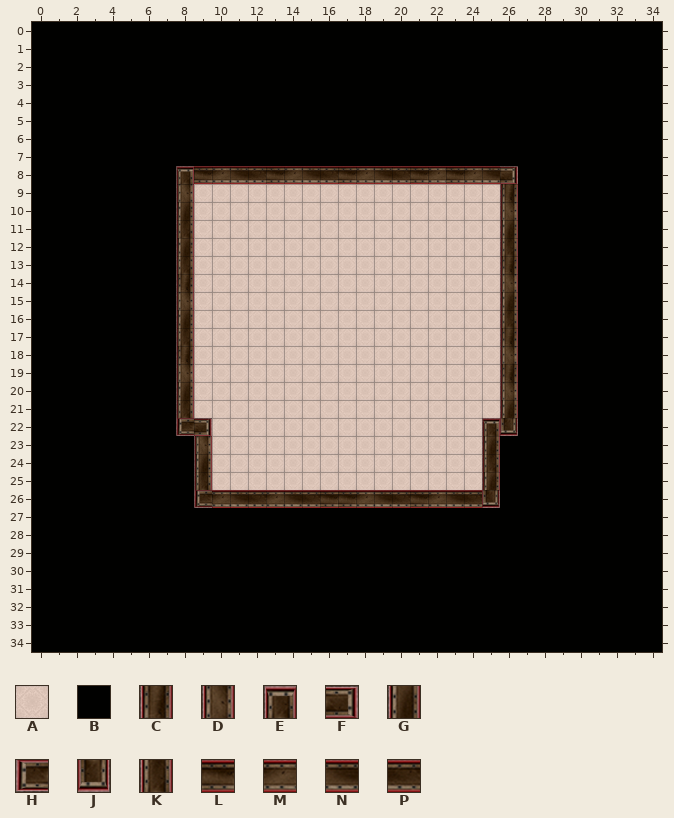
Tiled map: data/maps/elektro_1-11.tmx. Above: the version before the commit.
Cells are 32x32 px. Shown: x 0..34, y 0..34.
Key: from "kaplama": A 5; from "syh": B 0; from "tas": C 8, D 25, E 40, F 41, G 42, H 57, J 58, K 59, L 68, M 69, N 70, P 71.
_ is an empty cell.
Layer "Ground" before, first column x 4:
 2 BBBBBBBBBBBBBBBBBBBBBBBBBBBB
 3 BBBBBBBBBBBBBBBBBBBBBBBBBBBB
 4 BBBBBBBBBBBBBBBBBBBBBBBBBBBB
 5 BBBBBBBBBBBBBBBBBBBBBBBBBBBB
 6 BBBBBBBBBBBBBBBBBBBBBBBBBBBB
 7 BBBBBBBBBBBBBBBBBBBBBBBBBBBB
 8 BBBBELMNPLMNPLMNPLMLMNFBBBBB
 9 BBBBDAAAAAAAAAAAAAAAAACBBBBB
10 BBBBGAAAAAAAAAAAAAAAAADBBBBB
11 BBBBKAAAAAAAAAAAAAAAAAGBBBBB
12 BBBBGAAAAAAAAAAAAAAAAAKBBBBB
13 BBBBKAAAAAAAAAAAAAAAAACBBBBB
14 BBBBCAAAAAAAAAAAAAAAAADBBBBB
15 BBBBDAAAAAAAAAAAAAAAAAGBBBBB
16 BBBBGAAAAAAAAAAAAAAAAAKBBBBB
17 BBBBKAAAAAAAAAAAAAAAAACBBBBB
18 BBBBCAAAAAAAAAAAAAAAAADBBBBB
19 BBBBDAAAAAAAAAAAAAAAAACBBBBB
20 BBBBGAAAAAAAAAAAAAAAAADBBBBB
21 BBBBKAAAAAAAAAAAAAAAAAGBBBBB
22 BBBBHFAAAAAAAAAAAAAAAEJBBBBB
23 BBBBBDAAAAAAAAAAAAAAAGBBBBBB
24 BBBBBGAAAAAAAAAAAAAAAKBBBBBB
25 BBBBBKAAAAAAAAAAAAAAAGBBBBBB
26 BBBBBHMNPMNPLLMNPLMNPJBBBBBB
27 BBBBBBBBBBBBBBBBBBBBBBBBBBBB
28 BBBBBBBBBBBBBBBBBBBBBBBBBBBB
29 BBBBBBBBBBBBBBBBBBBBBBBBBBBB
30 BBBBBBBBBBBBBBBBBBBBBBBBBBBB
31 BBBBBBBBBBBBBBBBBBBBBBBBBBBB
32 BBBBBBBBBBBBBBBBBBBBBBBBBBBB
33 BBBBBBBBBBBBBBBBBBBBBBBBBBBB
34 BBBBBBBBBBBBBBBBBBBBBBBBBBBB
Now the later version:
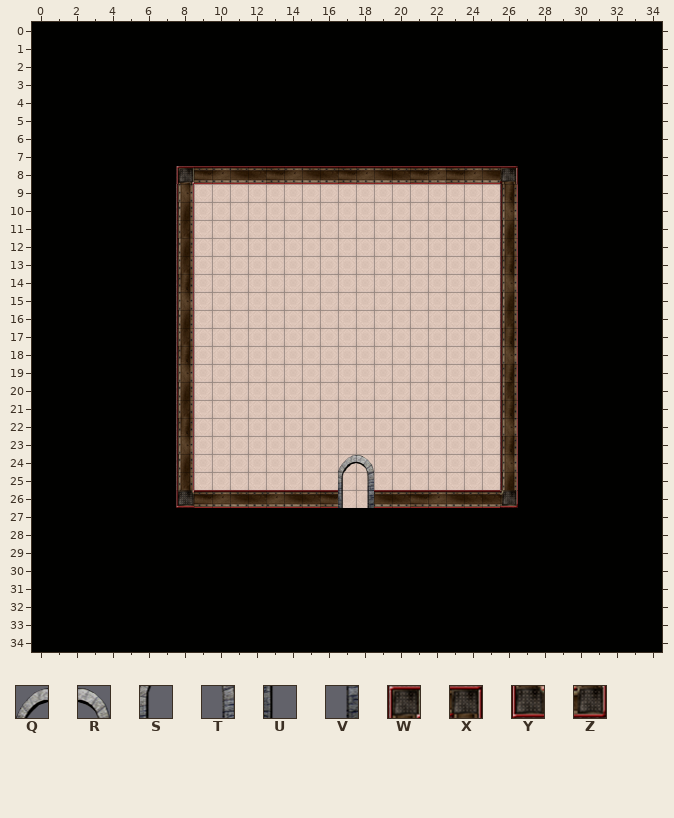
Further tiles: from "kapi": Q 0, R 1, S 2, T 3, U 4, V 5; from "tas": W 9, X 10, Y 26, Z 27.
Tiles of an added or newly shown layer are drawn over the layers below it.
Changes in this commit:
Changed rows in their new state; . is an unchanged cell.
Layer "Ground":
first column x 8:
 8 W.................X
first column x 8:
20 ..................K
21 ..................C
22 CA...............AD
23 DA...............AC
24 GA...............AD
25 KA...............AG
26 YL.......AA......PZ
Layer "Top" (now shown):
first column x 17:
24 QR
25 ST
26 UV
Where, in picture pixels (left, top, right, bottom), the same in both pictures:
changed: (176, 166, 194, 184)
changed: (500, 166, 518, 184)
changed: (482, 382, 518, 508)
changed: (176, 418, 212, 508)
changed: (338, 455, 374, 508)
